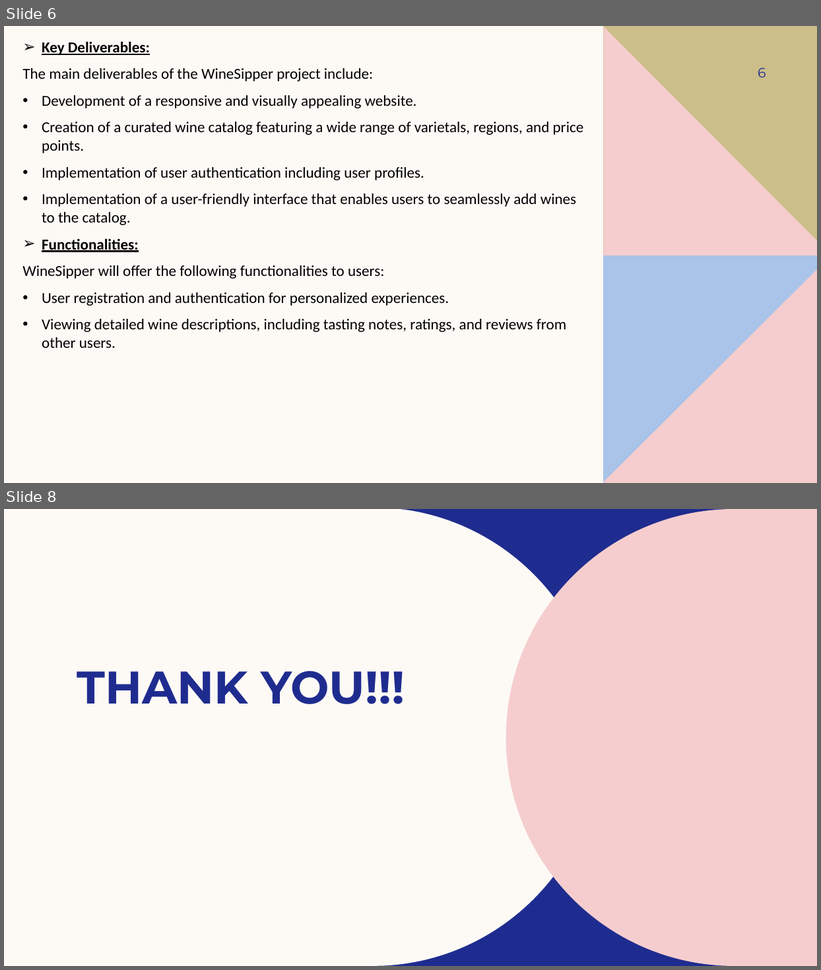
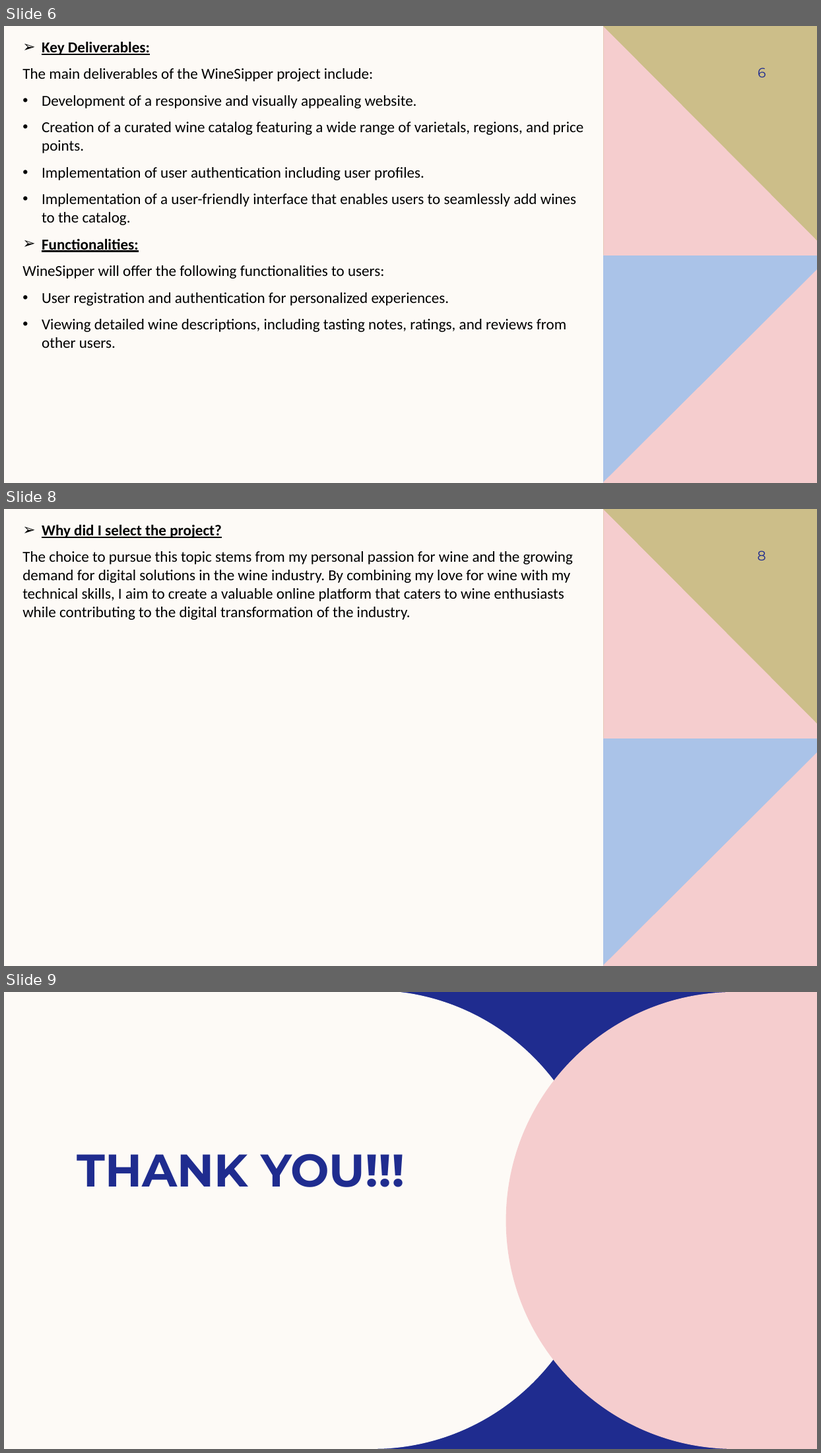
Before and after one commit to Satyamb-03/Web-Dev-WineSipper-, a slide deck: Project/WINE CATALOGUE.pptx. Shown one above the other, each under a label of ours: slides 6 and 8 before the commit, slides 6, 8 and 9 after it; the slides between them are not shown. The pictures are 821x970 and 821x1453 pixels, drawn with LibreOffice and Linux fonts; fonts in the diff are those of the drawing; background and template pictures are left out. Boxes give left, top, right and bottom in pixels: in the first picture for what was removed or moved away, otherwise in the second. Text is boxed around its words. In the diff, an @@ line names an element or a change of style, - is before the commit and + after.

```diff
--- a/Project/WINE CATALOGUE.pptx
+++ b/Project/WINE CATALOGUE.pptx
@@ slide 8 added at (4, 509, 817, 966), background #FDFAF6; not listed: 4 template elements that a slide beside it also shows @@
@@ text added at (22, 524, 573, 620), 18 pt, text #000000 @@
+➢ Why did I select the project?
+The choice to pursue this topic stems from my personal passion for wine and the growing demand for digital solutions in the wine industry. By combining my love for wine with my technical skills, I aim to create a valuable online platform that caters to wine enthusiasts while contributing to the digital transformation of the industry.
@@ page number added at (758, 551, 766, 560), 16 pt, text #1F2C8F @@
+8
@@ what was slide 8 is now slide 9 @@
```
Also in this commit, not shown: 1 slide changed.
